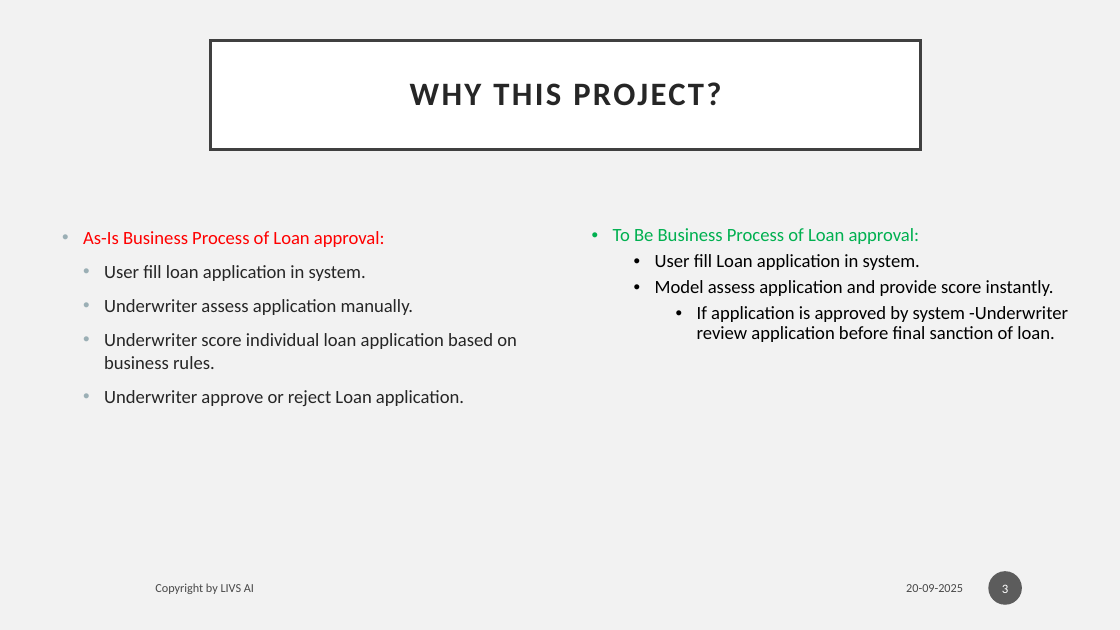
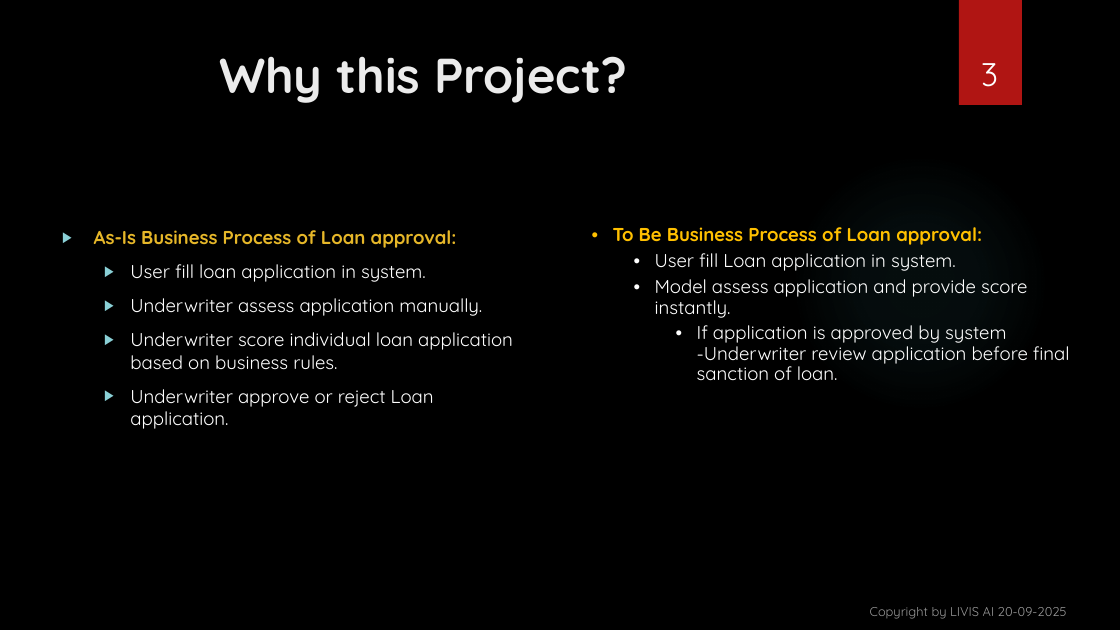
Before and after one commit to vishant1203/Development-of-Credit-Risk-Model-for-Lauki-Finance, a slide deck: slide 3 of presentation/Development of Credit Risk Model for ‘LZ.pptx. Drawn at 1120x630 pixels with LibreOffice and Linux fonts; fonts in the diff are those of the drawing; background and template pictures are left out. Boxes give left, top, right and bottom in pixels: in the first picture for what was removed or moved away, otherwise in the second. Text is boxed around its words. In the diff, an @@ line names an element or a change of style, - is before the commit and + after.

```diff
--- a/presentation/Development of Credit Risk Model for ‘LZ.pptx
+++ b/presentation/Development of Credit Risk Model for ‘LZ.pptx
@@ background #F2F2F2 to picture (left out) @@
@@ page number: place and size @@
-page number at box(989, 571, 1023, 605)
+page number at box(981, 63, 998, 87)
@@ page number at box(981, 63, 998, 87): size 11 to 28 pt, font Calibri to Quicksand; vertical alignment middle to bottom; fill #1D1D1D at 70% opacity to none @@
@@ rectangle added at box(959, 0, 1022, 105), fill #B01513 @@
@@ title "Why this Project?": place and size @@
-title "Why this Project?" at box(211, 40, 921, 150)
+title "Why this Project?" at box(219, 56, 627, 103)
@@ title "Why this Project?" at box(219, 56, 627, 103): vertical alignment middle to top; fill #FFFFFF to none; outline #404040 2.5 pt to none @@
@@ title at box(219, 56, 627, 103): text changed; size 28 to 42 pt; font Calibri to Quicksand; text colour #262626 to #EBEBEB @@
-WHY THIS PROJECT?
+Why this Project?
@@ ellipse added at box(791, 154, 1049, 413), fill gradient #50B9C1 @@
@@ text "As-Is Business Process of Loan ..." at box(94, 230, 513, 429): font Calibri to Quicksand; text colour #FF0000 to #E6B729, bold on in "As-Is Business Process of Loan approval:"; text colour #262626 to #FFFFFF in "User fill loan application in system.", "Underwriter assess application manually.", "Underwriter score individual loan application based on ...", "Underwriter approve or reject Loan application."; bullet • to ▶; bullet colour #9BAFB5 to #8AD0D6 @@
@@ text "To Be Business Process of ..." at box(613, 227, 1070, 380): font Calibri to Quicksand; text colour #00B050 to #FFC000, bold on in "To Be Business Process of Loan approval:"; text colour #000000 to #FFFFFF in "User fill Loan application in system.", "Model assess application and provide score instantly.", "If application is approved by system -Underwriter ..." @@
@@ text removed at box(155, 583, 254, 594) @@
-Copyright by LIVS AI
@@ text "Copyright by LIVIS AI 20-09-2025" at box(870, 607, 1067, 619): vertical alignment middle to bottom @@
@@ text at box(870, 607, 1067, 619): text changed; size 10.5 to 11 pt; font Calibri to Quicksand; text colour #000000 at 70% opacity to #FFFFFF at 60% opacity @@
-20-09-2025
+Copyright by LIVIS AI 20-09-2025
```
Also in this commit, not shown: 16 other slides changed.
